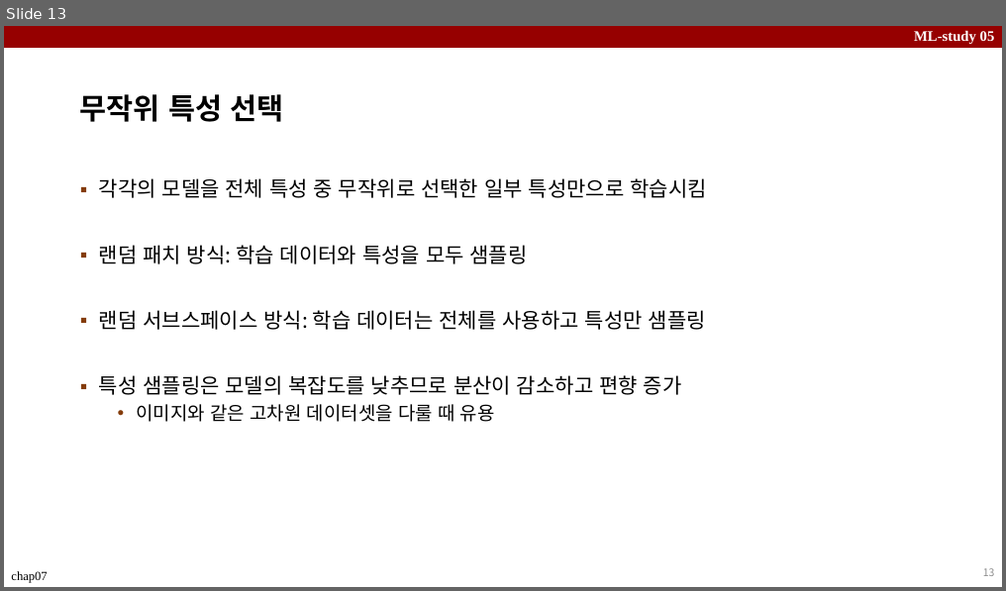
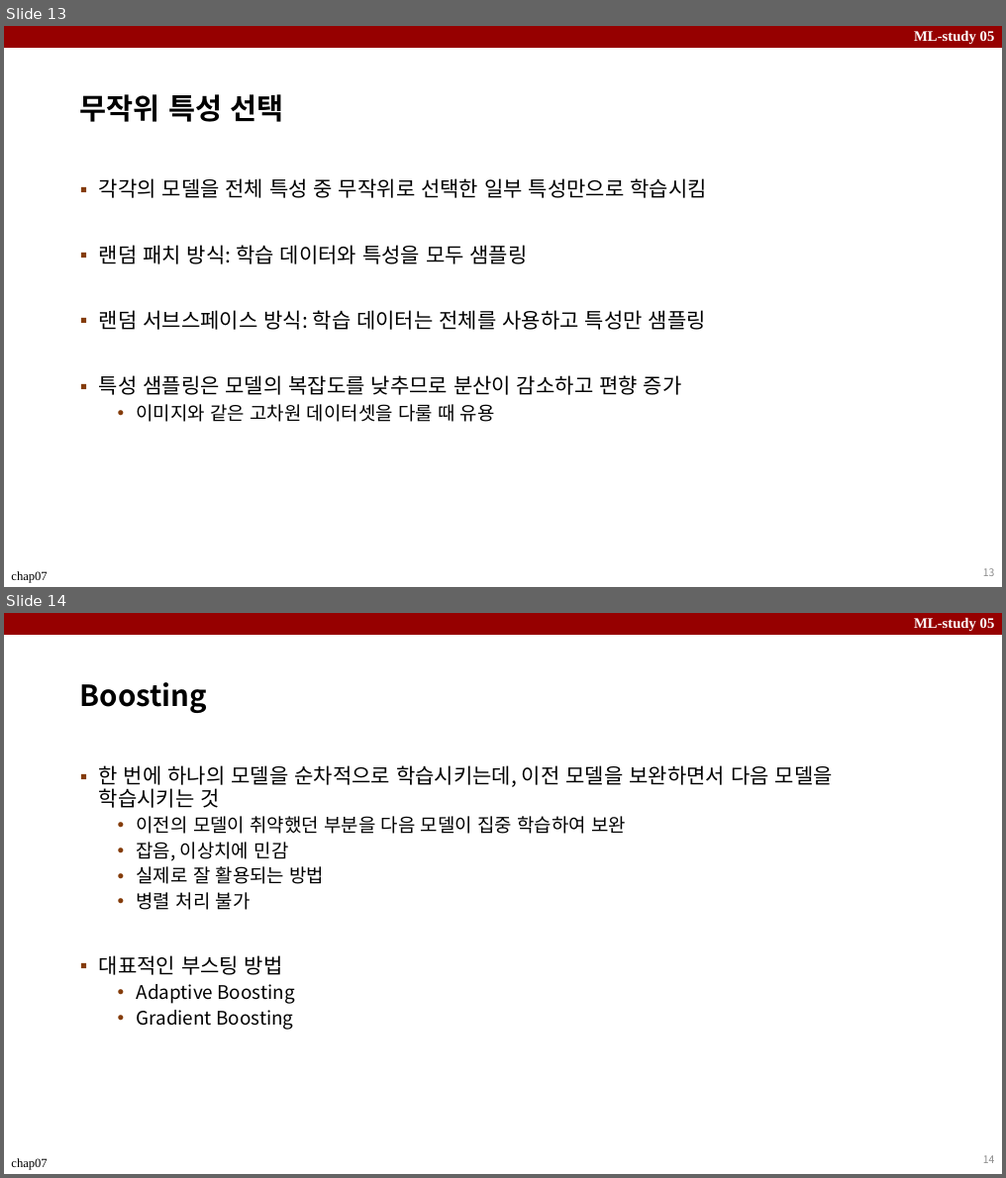
Before and after one commit to micmic123/ML-Study, a slide deck: ppt/ML_Study_Ch7.pptx. Shown one above the other, each under a label of ours: slide 13 before the commit, slides 13 and 14 after it. The pictures are 1006x591 and 1006x1178 pixels, drawn with LibreOffice and Linux fonts; fonts in the diff are those of the drawing. Boxes give left, top, right and bottom in pixels: in the first picture for what was removed or moved away, otherwise in the second. Text is boxed around its words. In the diff, an @@ line names an element or a change of style, - is before the commit and + after.

```diff
--- a/ppt/ML_Study_Ch7.pptx
+++ b/ppt/ML_Study_Ch7.pptx
@@ slide 14 added at [4,613,1002,1174], background #FFFFFF; not listed: 3 template elements that a slide beside it also shows @@
@@ title added at [80,682,207,713], 28 pt, text #000000, bold @@
+Boosting
@@ text added at [99,765,833,1030], 18 pt, text #000000 @@
+▪ 한 번에 하나의 모델을 순차적으로 학습시키는데, 이전 모델을 보완하면서 다음 모델을 학습시키는 것
+  • 이전의 모델이 취약했던 부분을 다음 모델이 집중 학습하여 보완
+  • 잡음, 이상치에 민감
+  • 실제로 잘 활용되는 방법
+  • 병렬 처리 불가
+▪ 대표적인 부스팅 방법
+  • Adaptive Boosting
+  • Gradient Boosting
@@ page number added at [983,1156,995,1163], 10 pt, text #8C8C8C @@
+14
```
Also in this commit, not shown: 2 slides changed, 5 other slides added, 1 slide removed.
